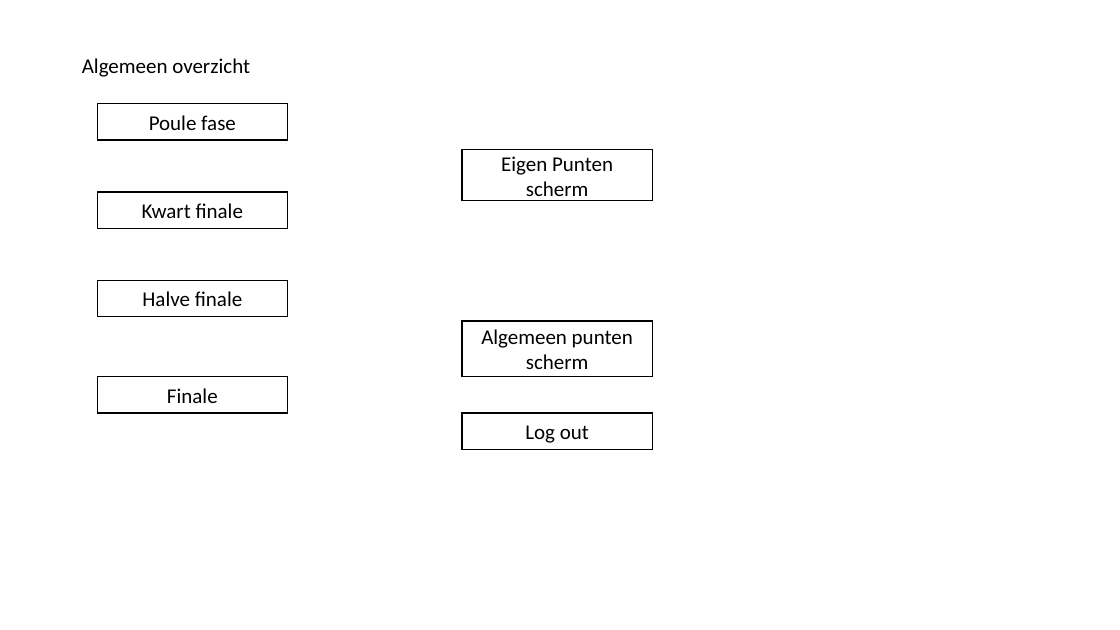
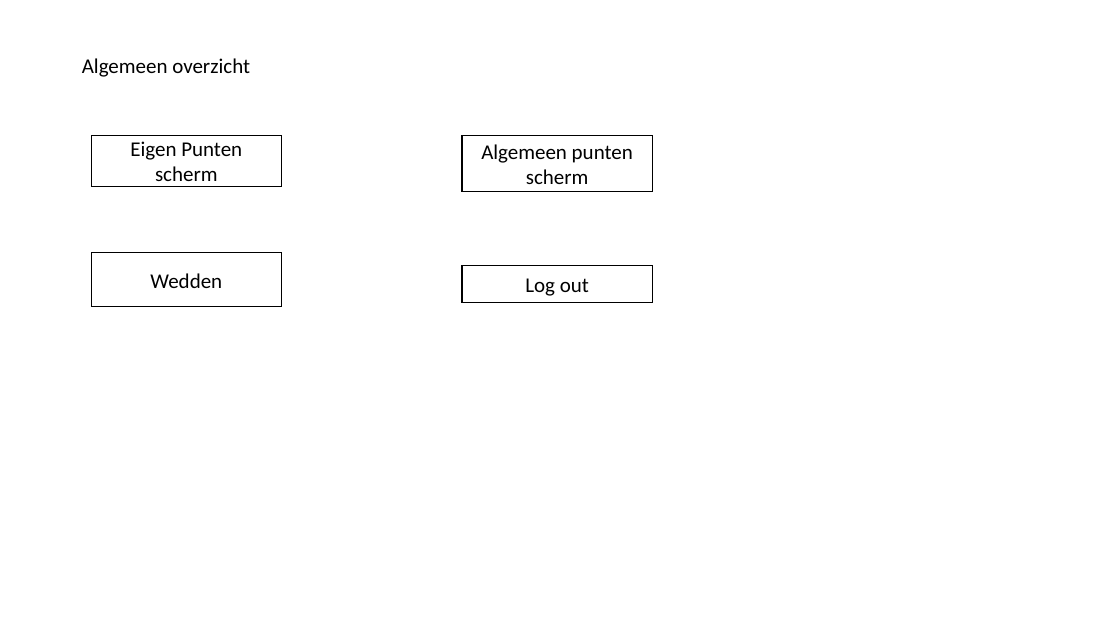
Before and after one commit to Teunimli/Projectzaalvoetbal, a slide deck: slide 2 of Documentatie/Scherm verloop.pptx. Drawn at 1120x630 pixels with LibreOffice and Linux fonts; fonts in the diff are those of the drawing. Boxes give left, top, right and bottom in pixels: in the first picture for what was removed or moved away, otherwise in the second. Text is boxed around its words. In the diff, an @@ line names an element or a change of style, - is before the commit and + after.

```diff
--- a/Documentatie/Scherm verloop.pptx
+++ b/Documentatie/Scherm verloop.pptx
@@ action button blank removed at [97,104,288,140] @@
-Poule fase
@@ action button blank "Eigen Punten scherm": place and size @@
-action button blank "Eigen Punten scherm" at [462,150,653,201]
+action button blank "Eigen Punten scherm" at [92,135,282,186]
@@ action button blank "Algemeen punten scherm": place and size @@
-action button blank "Algemeen punten scherm" at [462,321,653,376]
+action button blank "Algemeen punten scherm" at [462,135,653,191]
@@ action button blank removed at [97,192,288,229] @@
-Kwart finale
@@ action button blank added at [92,253,282,307], fill #FFFFFF, outline #000000 1 pt, 18 pt, text #000000 @@
+Wedden
@@ action button blank "Log out": place and size @@
-action button blank "Log out" at [462,413,653,450]
+action button blank "Log out" at [462,266,653,302]
@@ action button blank removed at [97,281,288,317] @@
-Halve finale
@@ action button blank removed at [97,376,288,413] @@
-Finale
```
Also in this commit, not shown: 1 other slide changed.
